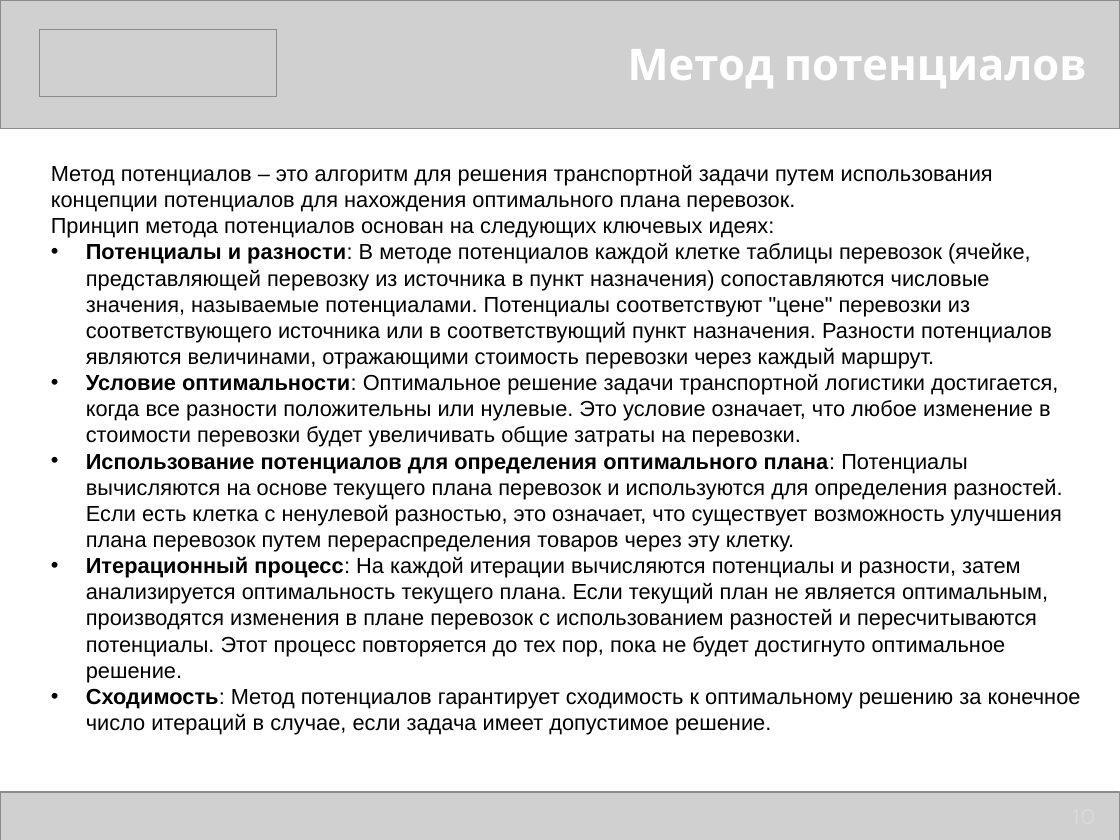
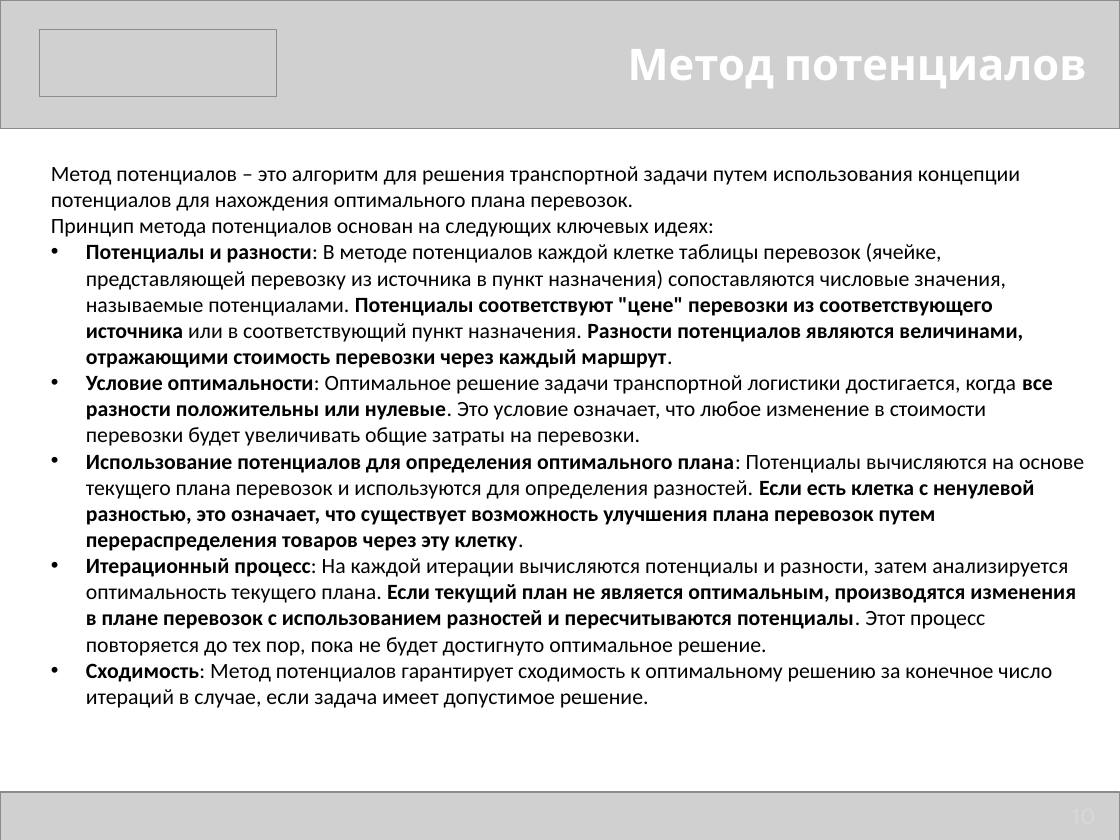
Before and after one commit to multifacs/transport-problem-new, a slide deck: slide 10 of Grischenko_VKR.pptx. Drawn at 1120x840 pixels with LibreOffice and Linux fonts; fonts in the diff are those of the drawing; grey boxes stand for pictures. Boxes give left, top, right and bottom in pixels: in the first picture for what was removed or moved away, otherwise in the second. Text is boxed around its words. In the diff, an @@ line names an element or a change of style, - is before the commit and + after.

```diff
--- a/Grischenko_VKR.pptx
+++ b/Grischenko_VKR.pptx
@@ text "Метод потенциалов – это алгоритм ..." at [51, 166, 1084, 708]: font Arial to Calibri; bold on in "Потенциалы соответствуют "цене" перевозки из соответствующег ...", "все разности положительны или нулевые.", "Если есть клетка с ненулевой разностью, это ...", "Если текущий план не является оптимальным, производятся ..." @@
```
Also in this commit, not shown: 4 other slides changed, 3 slides added, 13 other files.
